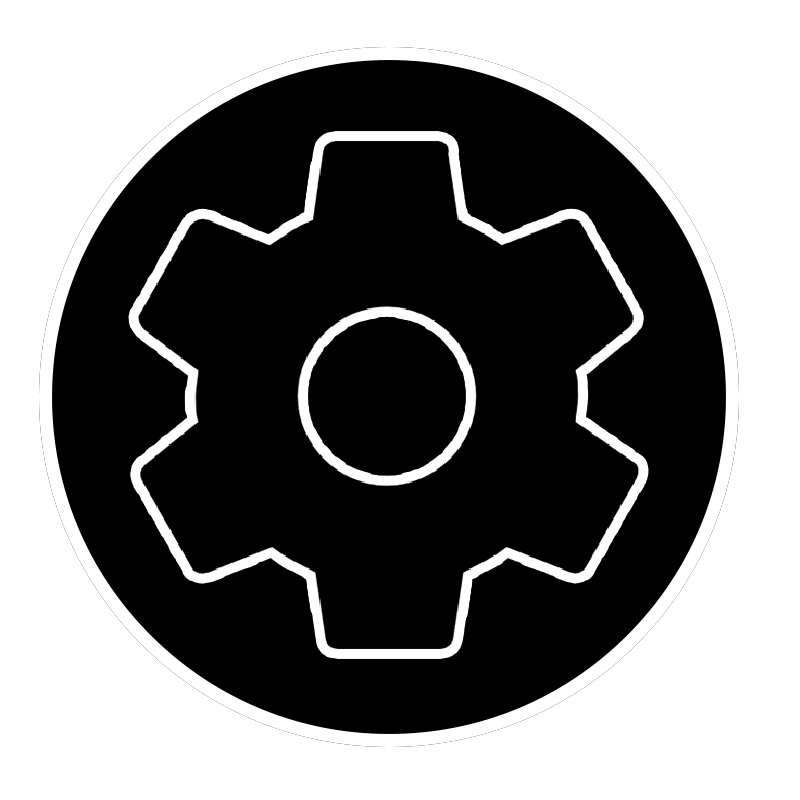
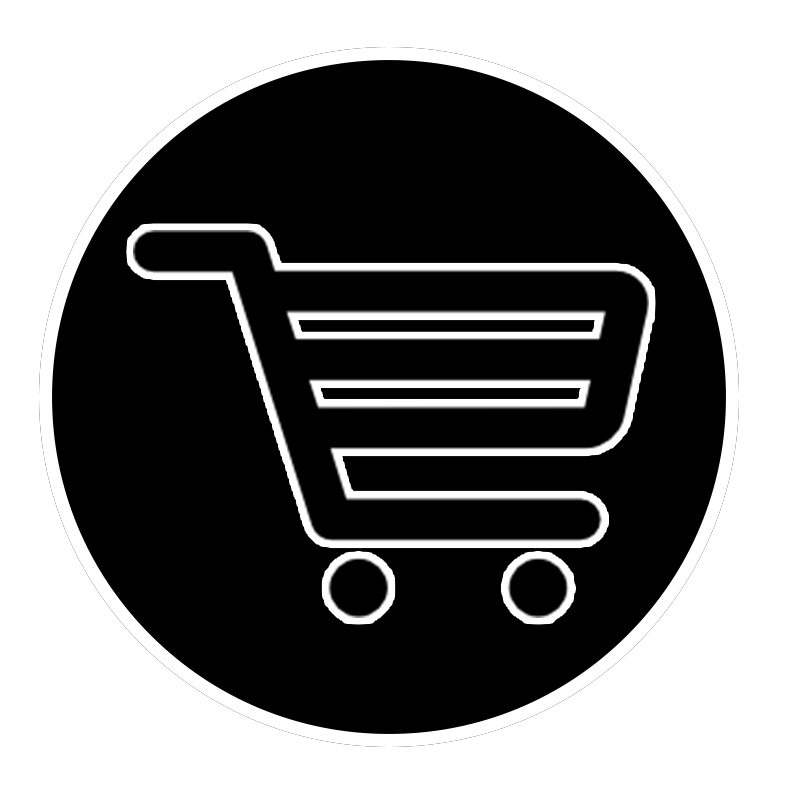
Comparing the layer stacks of the two 800x800 images. Changes:
added layer "18399" above "Elipse 1 copia 3" over [133, 230, 649, 618]
added layer "Elipse 1 copia 3" above "Capa 0 copia 3" over [126, 131, 656, 659]
added layer "Capa 0 copia 3" above "ajustes" over [126, 131, 656, 659]
moved "61094" into group "ajustes" over [138, 141, 639, 649]
moved "Elipse 1 copia 2" into group "ajustes" over [126, 131, 656, 659]
moved "Capa 0 copia 2" into group "ajustes" over [126, 131, 656, 659]
